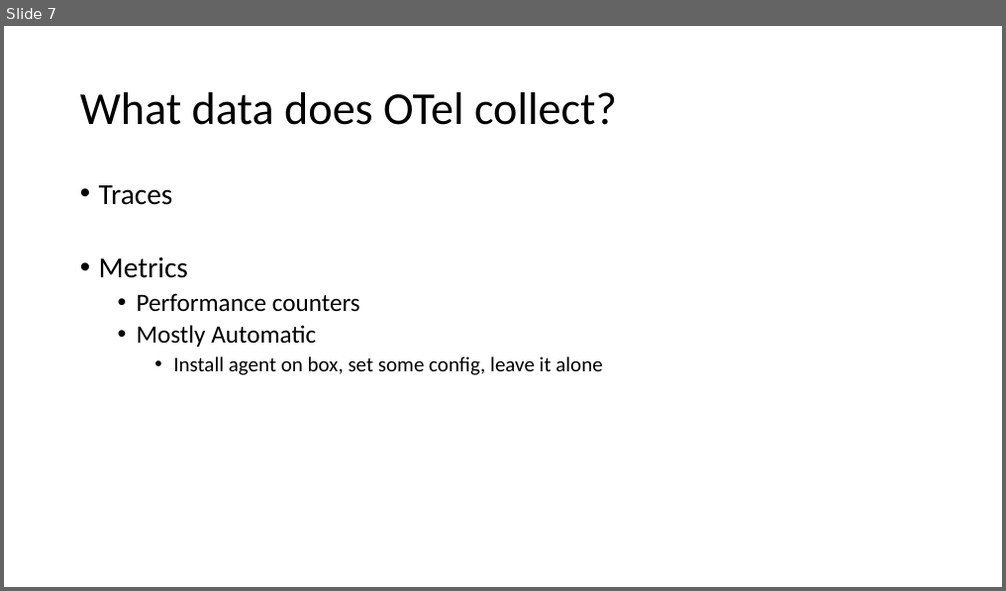
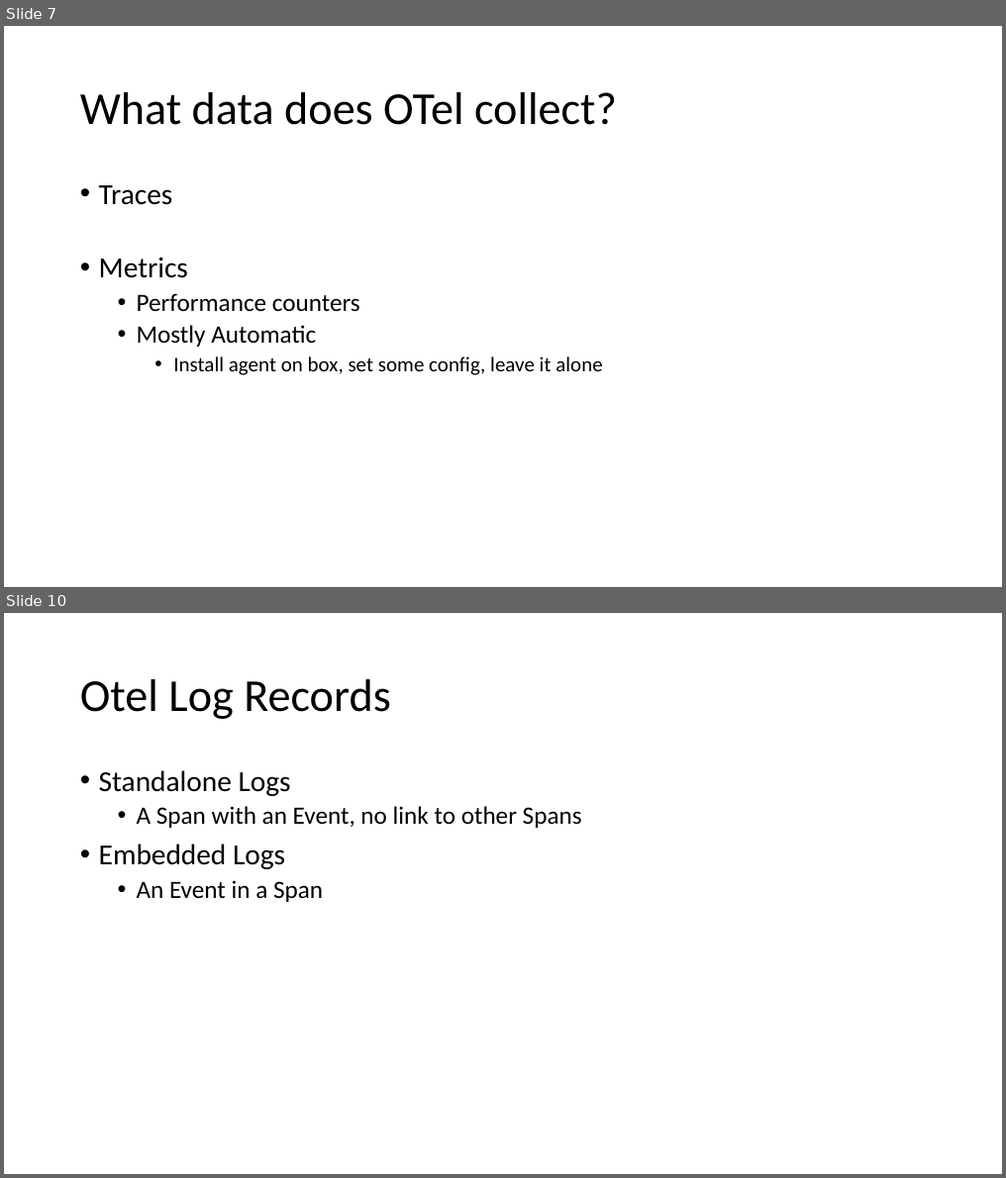
Before and after one commit to ProgrammerAL/Presentations-2023, a slide deck: 2023-03 - Orlando Code Camp - OpenTelemetry/Presentation.pptx. Shown one above the other, each under a label of ours: slide 7 before the commit, slides 7 and 10 after it; the slides between them are not shown. The pictures are 1006x591 and 1006x1178 pixels, drawn with LibreOffice and Linux fonts; fonts in the diff are those of the drawing. Boxes give left, top, right and bottom in pixels: in the first picture for what was removed or moved away, otherwise in the second. Text is boxed around its words. In the diff, an @@ line names an element or a change of style, - is before the commit and + after.

Commit message:
Worked on the OTel presentation more

```diff
--- a/2023-03 - Orlando Code Camp - OpenTelemetry/Presentation.pptx
+++ b/2023-03 - Orlando Code Camp - OpenTelemetry/Presentation.pptx
@@ slide 10 added at box(4, 613, 1002, 1174), background #FFFFFF @@
@@ title added at box(80, 679, 391, 719), 44 pt, text #000000 @@
+Otel Log Records
@@ text added at box(99, 770, 582, 902), 24 pt, text #000000 @@
+• Standalone Logs
+  • A Span with an Event, no link to other Spans
+• Embedded Logs
+  • An Event in a Span
```
Also in this commit, not shown: 2 slides changed, 3 other slides added.
